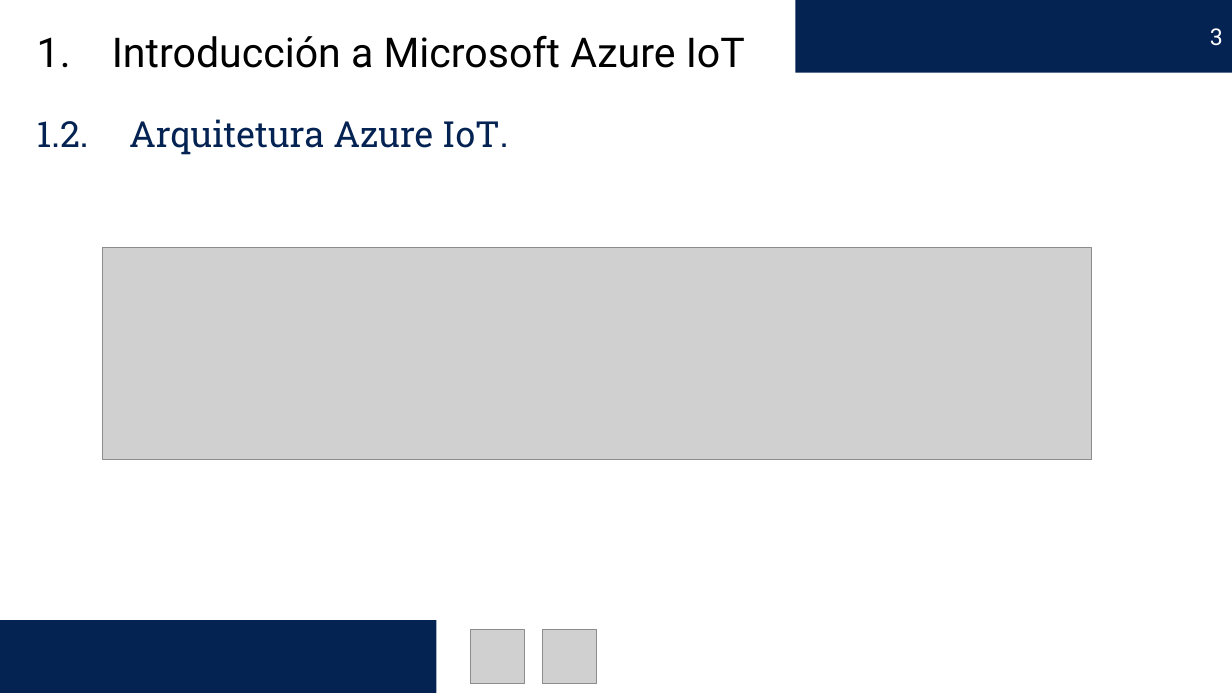
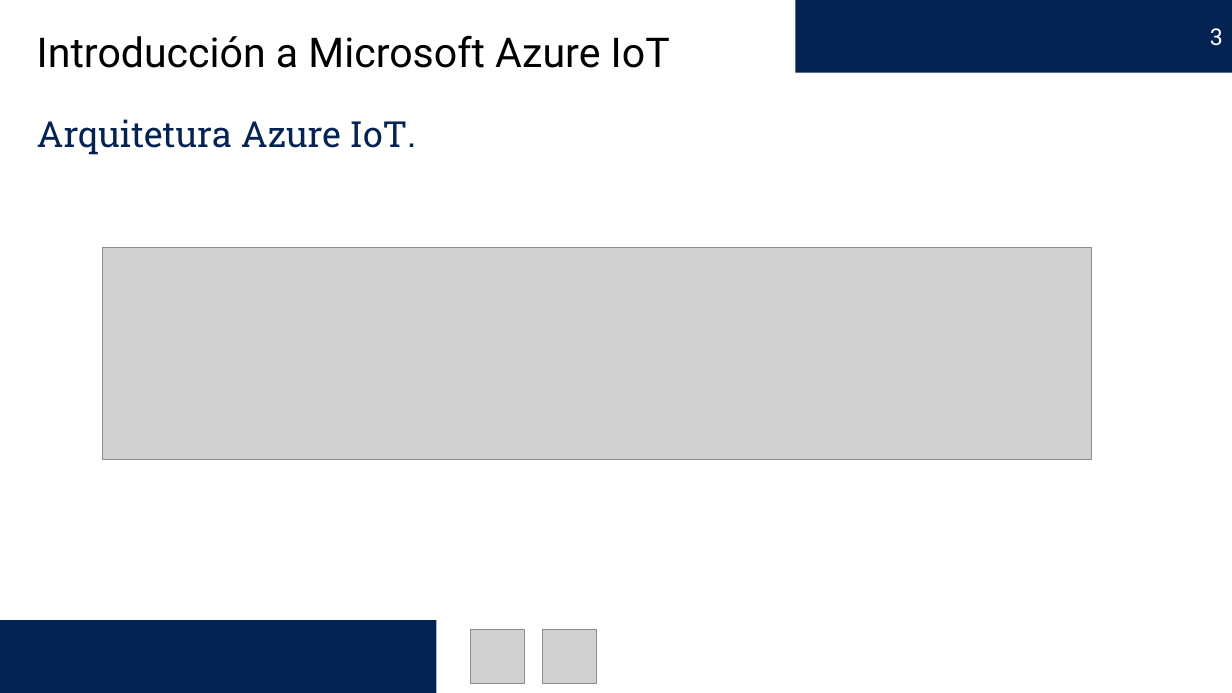
Before and after one commit to edercarmona/AzureIoT, a slide deck: slide 3 of Introducción a Microsoft Azure IoT.pptx. Drawn at 1232x693 pixels with LibreOffice and Linux fonts; fonts in the diff are those of the drawing; grey boxes stand for pictures. Boxes give left, top, right and bottom in pixels: in the first picture for what was removed or moved away, otherwise in the second. Text is boxed around its words. In the diff, an @@ line names an element or a change of style, - is before the commit and + after.

```diff
--- a/Introducción a Microsoft Azure IoT.pptx
+++ b/Introducción a Microsoft Azure IoT.pptx
@@ text "Introducción a Microsoft Azure IoT" at [37,35,670,68]: bullet 1. to none @@
@@ text at [37,119,416,155]: text changed @@
-1.2. Arquitetura Azure IoT.
+Arquitetura Azure IoT.
```
Also in this commit, not shown: 3 other slides changed, 7 slides added, 6 other files.
